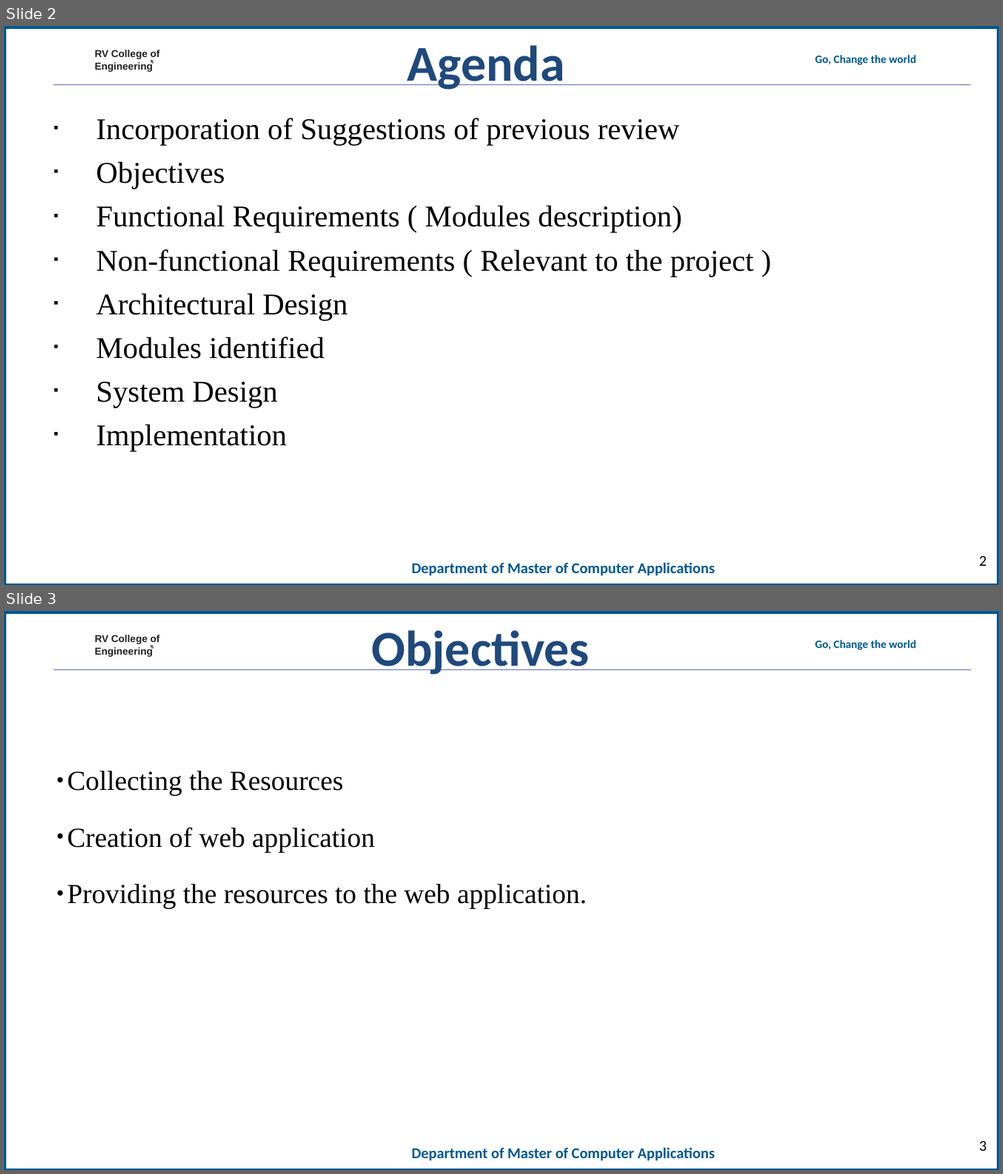
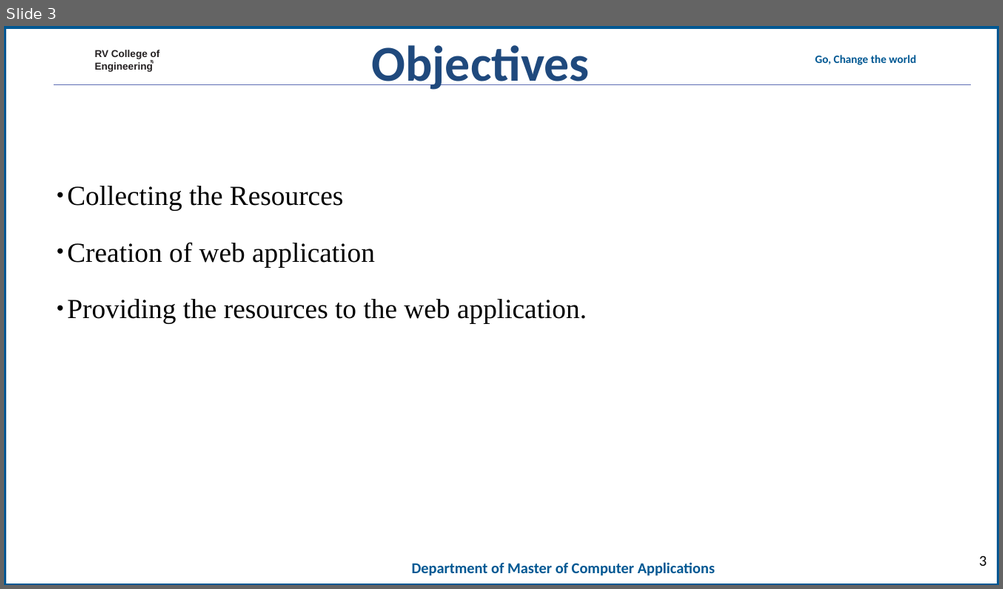
Before and after one commit to mohanrockz/Minor-Project, a slide deck: 20mca36-Minor Project_Phase 2_template.ppt. Shown one above the other, each under a label of ours: slides 2 and 3 before the commit, slide 3 after it. The pictures are 1003x1174 and 1003x589 pixels, drawn with LibreOffice and Linux fonts; fonts in the diff are those of the drawing; background and template pictures are left out. Boxes give left, top, right and bottom in pixels: in the first picture for what was removed or moved away, otherwise in the second. Text is boxed around its words. In the diff, an @@ line names an element or a change of style, - is before the commit and + after.

```diff
--- a/20mca36-Minor Project_Phase 2_template.ppt
+++ b/20mca36-Minor Project_Phase 2_template.ppt
@@ slide 2 removed at bbox=[4, 26, 999, 585], background #FFFFFF; not listed: 7 template elements that a slide beside it also shows @@
@@ title removed at bbox=[407, 45, 565, 90] @@
-Agenda
@@ text removed at bbox=[96, 118, 754, 452] @@
-▪ Incorporation of Suggestions of previous review
-▪ Objectives
-▪ Functional Requirements ( Modules description)
-▪ Non-functional Requirements ( Relevant to the project )
-▪ Architectural Design
-▪ Modules identified
-▪ System Design
-▪ Implementation
@@ page number removed at bbox=[979, 556, 986, 566] @@
-2
```
Also in this commit, not shown: 2 slides changed, 1 slide added, 1 other file.
